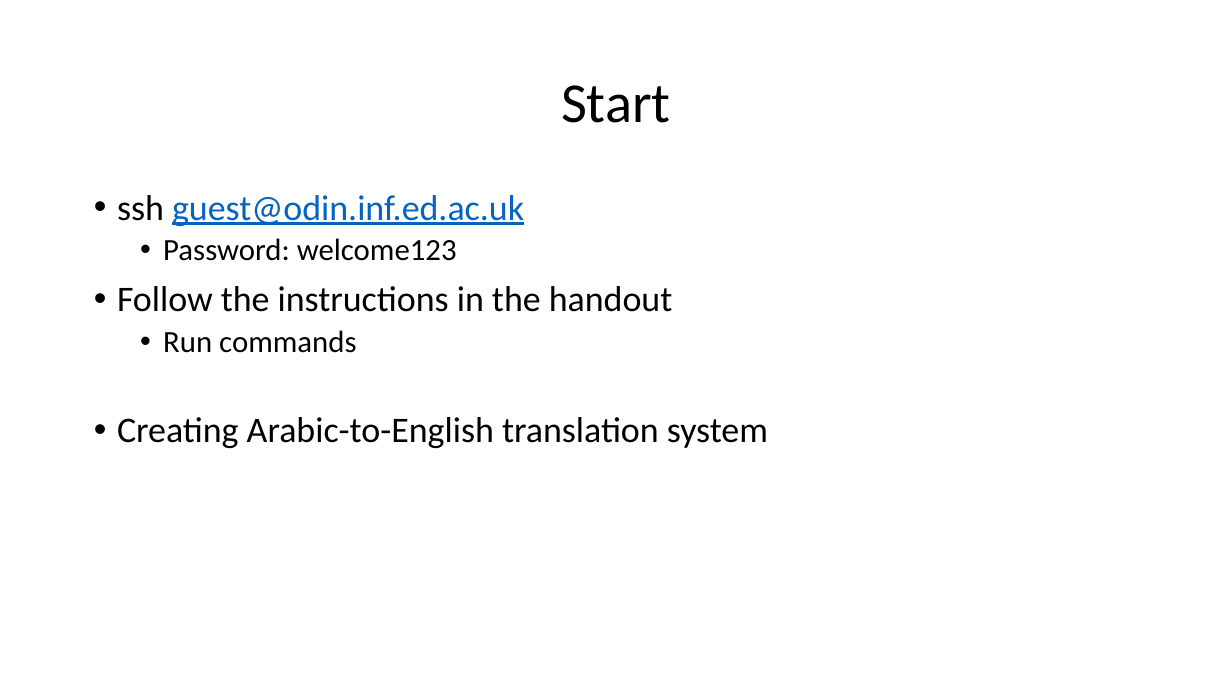
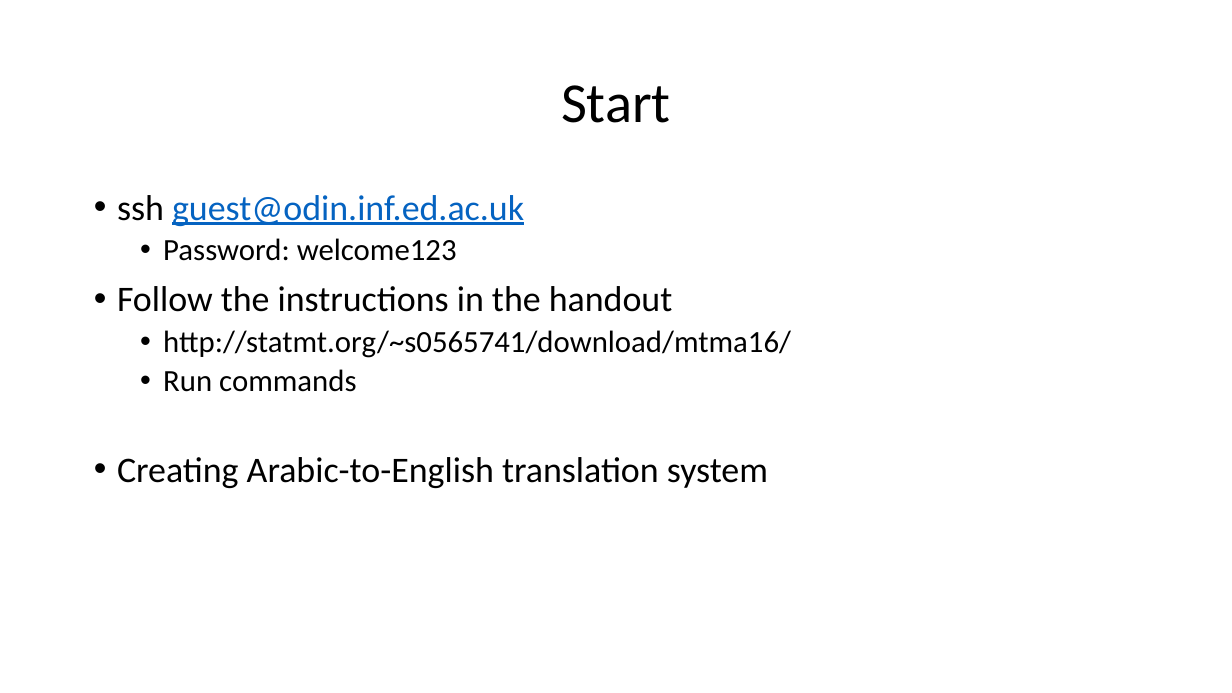
Before and after one commit to hieuhoang/papers, a slide deck: slide 3 of mtma16/slides.pptx. Drawn at 1232x693 pixels with LibreOffice and Linux fonts; fonts in the diff are those of the drawing. Boxes give left, top, right and bottom in pixels: in the first picture for what was removed or moved away, otherwise in the second. Text is boxed around its words. In the diff, an @@ line names an element or a change of style, - is before the commit and + after.

```diff
--- a/mtma16/slides.pptx
+++ b/mtma16/slides.pptx
@@ text at (163,330,791,358): paragraph added @@
+  • http://statmt.org/~s0565741/download/mtma16/
```
Also in this commit, not shown: 1 other file.
